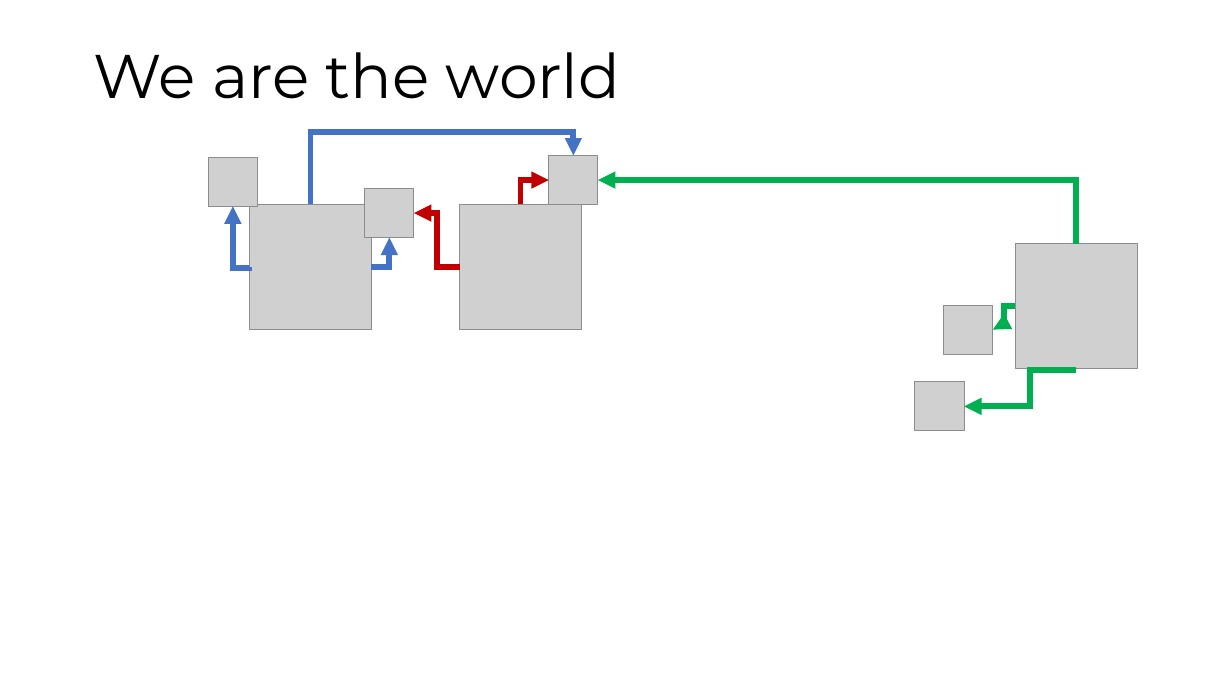
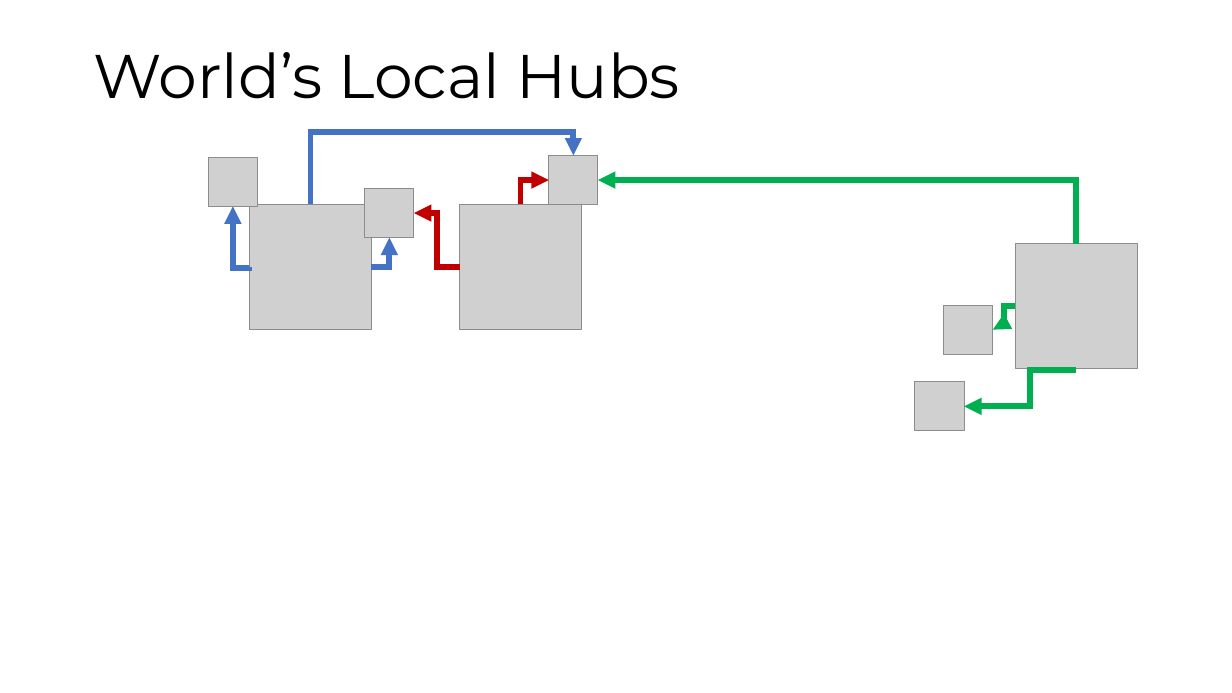
Before and after one commit to maatt4code/PicsAndStuff, a slide deck: slide 13 of Presentation/FXMM.pptx. Drawn at 1232x693 pixels with LibreOffice and Linux fonts; fonts in the diff are those of the drawing; grey boxes stand for pictures; background and template pictures are left out. Boxes give left, top, right and bottom in pixels: in the first picture for what was removed or moved away, otherwise in the second. Text is boxed around its words. In the diff, an @@ line names an element or a change of style, - is before the commit and + after.

```diff
--- a/Presentation/FXMM.pptx
+++ b/Presentation/FXMM.pptx
@@ text at (x1=94, y1=52, x2=680, y2=99): text changed @@
-We are the world
+World’s Local Hubs
```
Also in this commit, not shown: 7 other slides changed.
